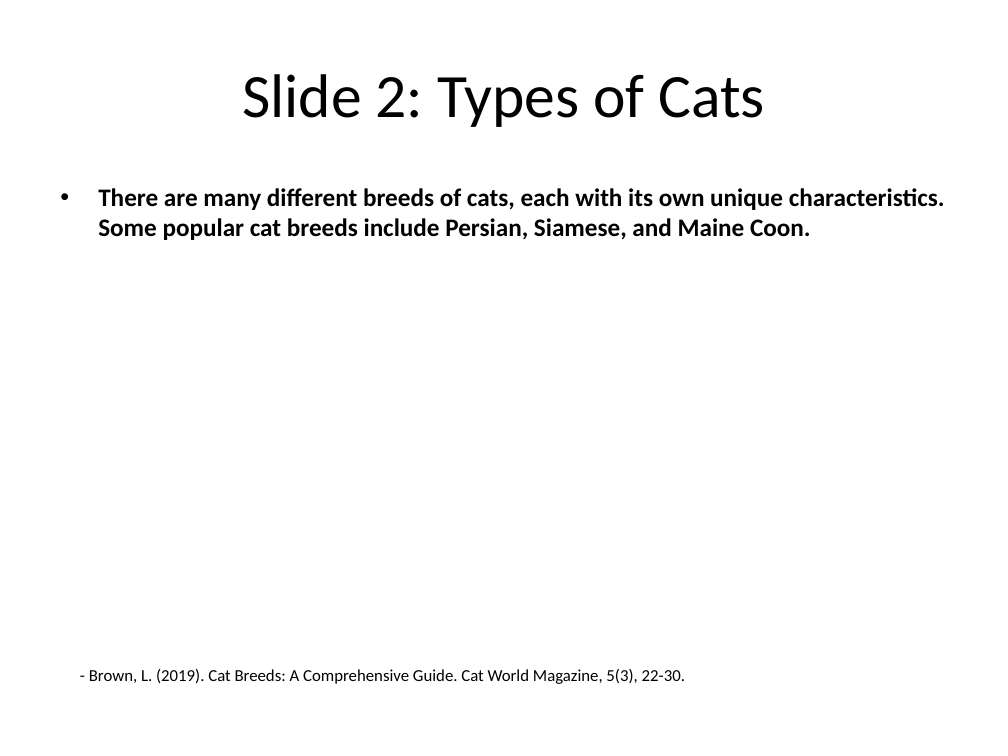
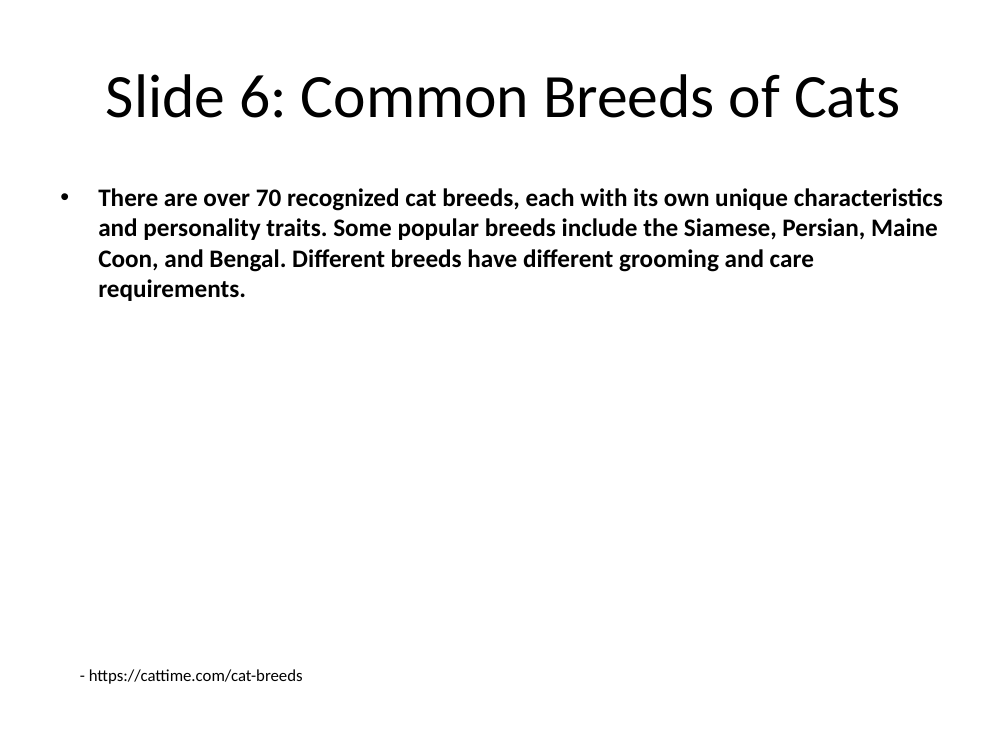
Before and after one commit to infrasvc-magang/test, a slide deck: slide 7 of backend/project/PPTX/Cat_presentation.pptx (slide 3 before the commit). Drawn at 1008x756 pixels with LibreOffice and Linux fonts; fonts in the diff are those of the drawing. Boxes give left, top, right and bottom in pixels: in the first picture for what was removed or moved away, otherwise in the second. Text is boxed around its words. In the diff, an @@ line names an element or a change of style, - is before the commit and + after.

```diff
--- a/backend/project/PPTX/Cat_presentation.pptx
+++ b/backend/project/PPTX/Cat_presentation.pptx
@@ title at <box>106,74,900,118</box>: text changed @@
-Slide 2: Types of Cats
+Slide 6: Common Breeds of Cats
@@ text at <box>98,188,943,301</box>: text changed @@
-• There are many different breeds of cats, each with its own unique characteristics. Some popular cat breeds include Persian, Siamese, and Maine Coon.
+• There are over 70 recognized cat breeds, each with its own unique characteristics and personality traits. Some popular breeds include the Siamese, Persian, Maine Coon, and Bengal. Different breeds have different grooming and care requirements.
@@ text at <box>89,669,303,684</box>: text changed @@
-- Brown, L. (2019). Cat Breeds: A Comprehensive Guide. Cat World Magazine, 5(3), 22-30.
+- https://cattime.com/cat-breeds
```
Also in this commit, not shown: 8 other slides changed, 1 slide added, 1 slide removed, 5 other files.
